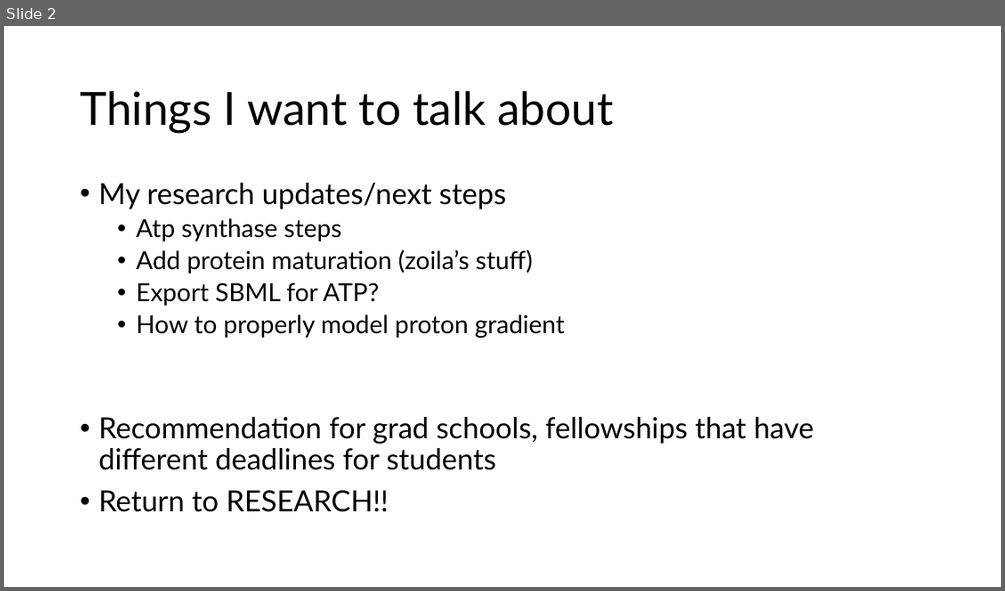
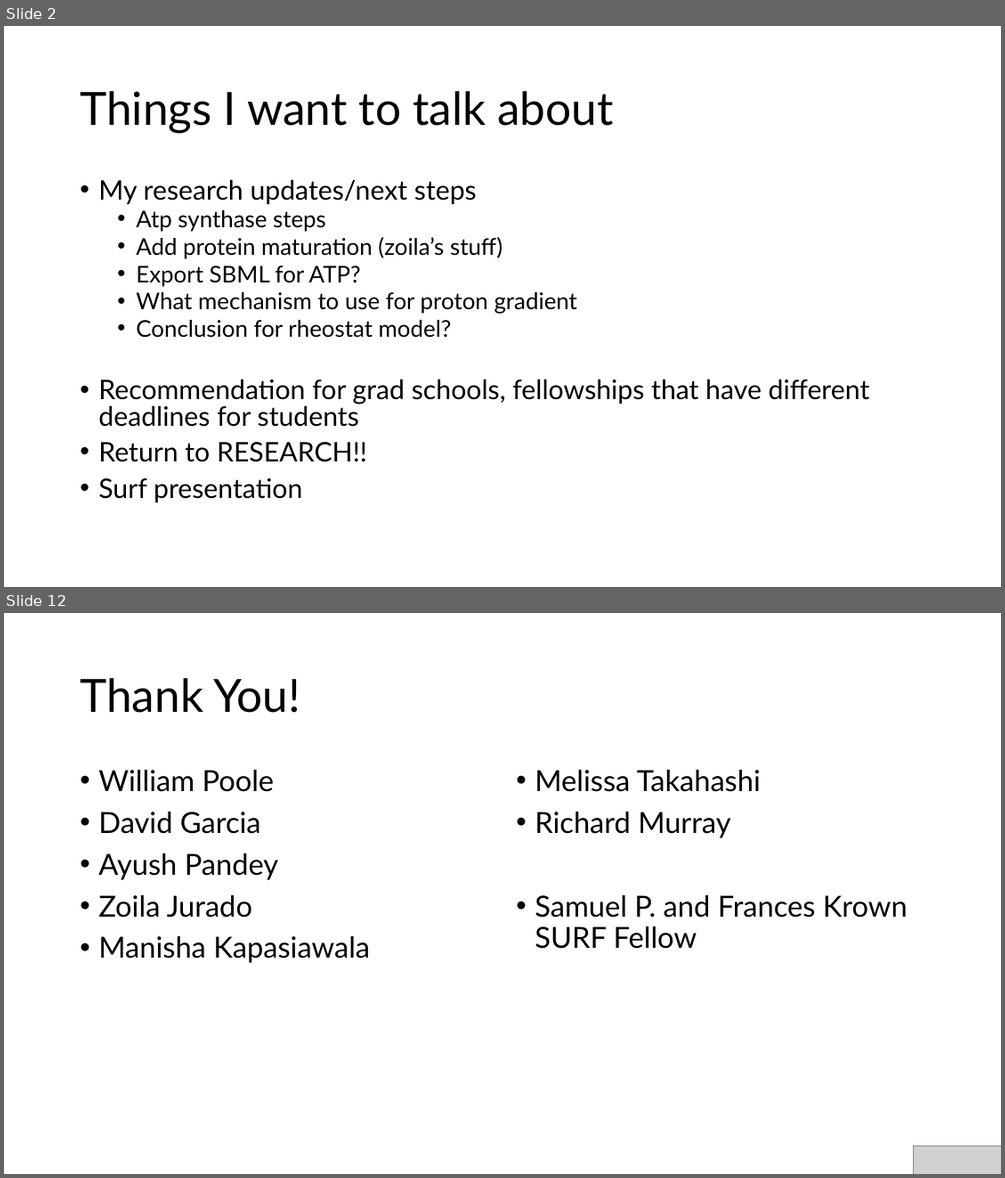
Before and after one commit to AnkitaRoychoudhury/ug_murray, a slide deck: miscellaneous/presentations/202020720_murray_mtg.pptx. Shown one above the other, each under a label of ours: slide 2 before the commit, slides 2 and 12 after it; the slides between them are not shown. The pictures are 1005x591 and 1005x1178 pixels, drawn with LibreOffice and Linux fonts; fonts in the diff are those of the drawing; grey boxes stand for pictures. Boxes give left, top, right and bottom in pixels: in the first picture for what was removed or moved away, otherwise in the second. Text is boxed around its words. In the diff, an @@ line names an element or a change of style, - is before the commit and + after.

```diff
--- a/miscellaneous/presentations/202020720_murray_mtg.pptx
+++ b/miscellaneous/presentations/202020720_murray_mtg.pptx
@@ slide 12 added at (4, 613, 1001, 1174), background #FFFFFF @@
@@ title added at (80, 678, 300, 713), 44 pt, text #000000 @@
+Thank You!
@@ text added at (98, 770, 370, 963), 28 pt, text #000000 @@
+• William Poole
+• David Garcia
+• Ayush Pandey
+• Zoila Jurado
+• Manisha Kapasiawala
@@ text added at (534, 770, 907, 949), 28 pt, text #000000 @@
+• Melissa Takahashi
+• Richard Murray
+• Samuel P. and Frances Krown SURF Fellow
@@ picture added at (914, 1145, 1001, 1174) @@
@@ slide 2 changed as well @@
@@ text at (98, 179, 870, 462): size 28 to 25.9 pt in "My research updates/next steps", "Recommendation for grad schools, fellowships that have ...", "Return to RESEARCH!!"; size 24 to 22.2 pt in "Atp synthase steps", "Add protein maturation (zoila’s stuff)", "Export SBML for ATP?"; line spacing 0.9 to 0.8 @@
@@ text at (136, 292, 577, 338): text changed; size 24 to 22.2 pt @@
-  • How to properly model proton gradient
+  • What mechanism to use for proton gradient
+  • Conclusion for rheostat model?
@@ text at (98, 478, 302, 503): paragraph added @@
+• Surf presentation
```
Also in this commit, not shown: 1 other slide changed, 9 other slides added, 2 slides removed, 7 other files.
